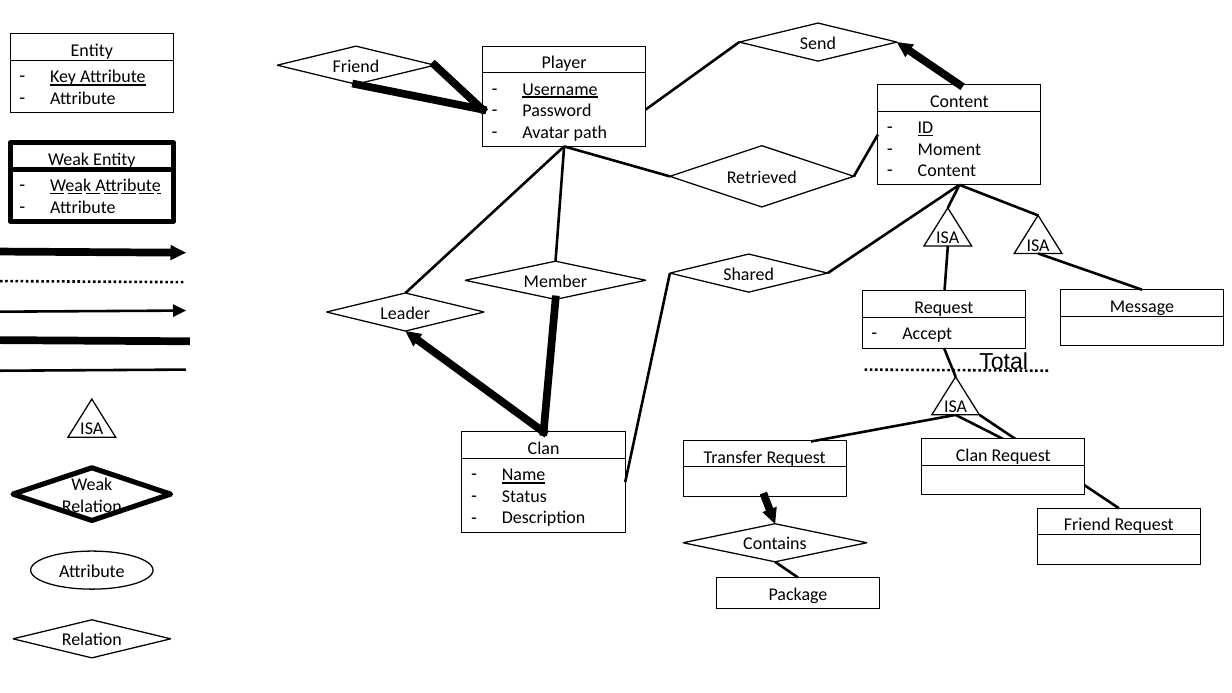
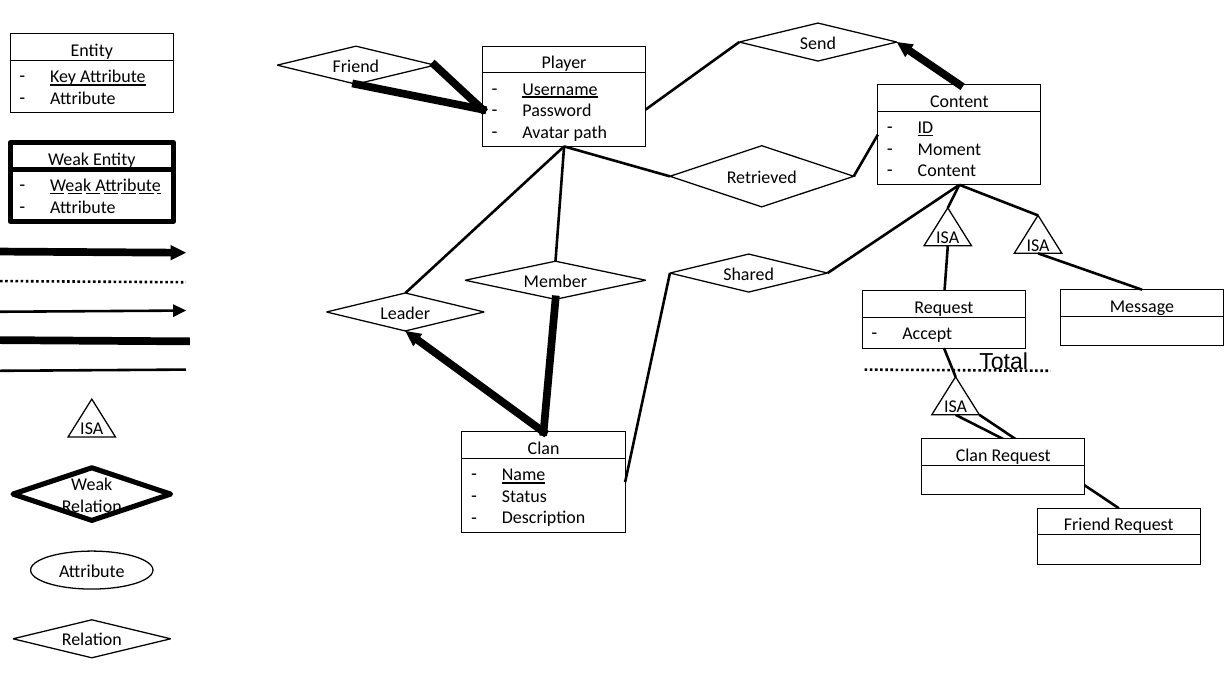
Before and after one commit to JeCheeseSmith/Clash-of-ppdb-s, a slide deck: slide 2 of documentation/database/ER-Diagram.pptx. Drawn at 1232x693 pixels with LibreOffice and Linux fonts; fonts in the diff are those of the drawing; background and template pictures are left out. Boxes give left, top, right and bottom in pixels: in the first picture for what was removed or moved away, otherwise in the second. Text is boxed around its words. In the diff, an @@ line names an element or a change of style, - is before the commit and + after.

```diff
--- a/documentation/database/ER-Diagram.pptx
+++ b/documentation/database/ER-Diagram.pptx
@@ line removed from (956, 415) to (811, 442) @@
@@ rectangle removed at box(683, 441, 847, 471) @@
-Transfer Request
@@ rectangle removed at box(683, 467, 847, 496) @@
@@ arrow removed from (765, 497) to (775, 524) @@
@@ diamond removed at box(683, 524, 867, 562) @@
-Contains
@@ line removed from (775, 562) to (799, 578) @@
@@ rectangle removed at box(716, 578, 880, 608) @@
-Package
```
Also in this commit, not shown: 1 other slide changed, 18 other files.
